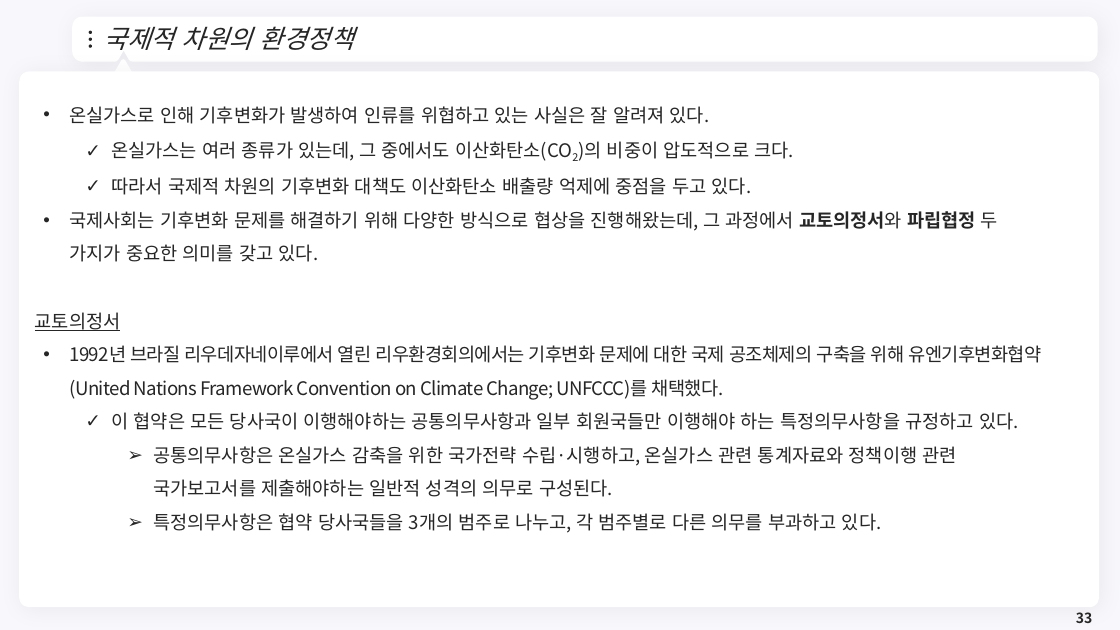
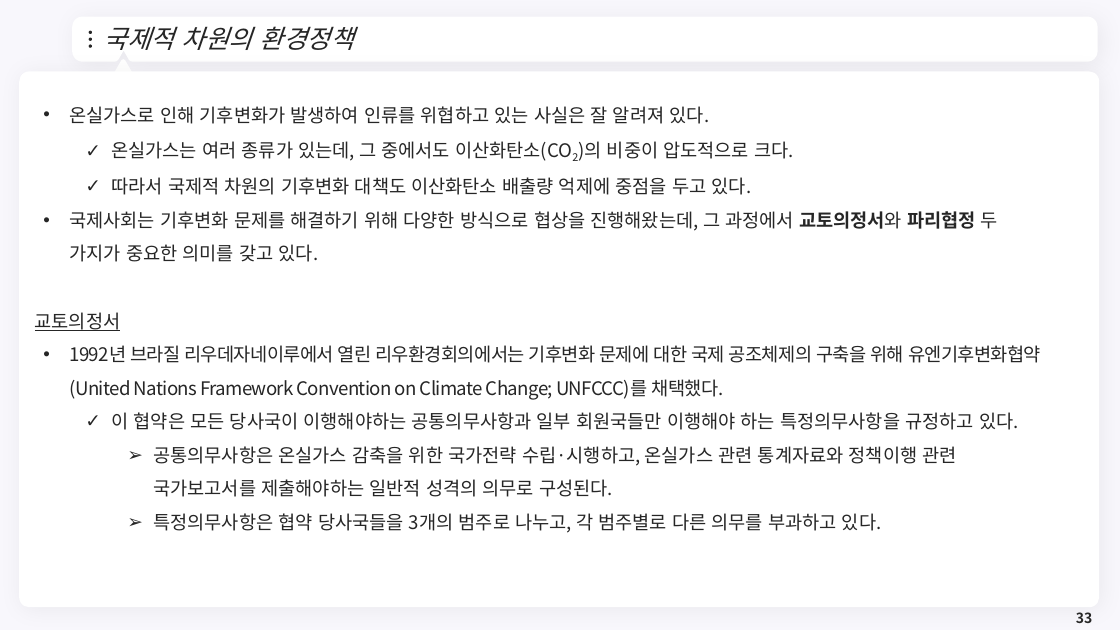
Before and after one commit to meandthey/Teaching, a slide deck: slide 33 of 재정학/01_Lectures/재정학_Chapter_7.pptx. Drawn at 1120x630 pixels with LibreOffice and Linux fonts; fonts in the diff are those of the drawing; background and template pictures are left out. Boxes give left, top, right and bottom in pixels: in the first picture for what was removed or moved away, otherwise in the second. Text is boxed around its words. In the diff, an @@ line names an element or a change of style, - is before the commit and + after.

```diff
--- a/재정학/01_Lectures/재정학_Chapter_7.pptx
+++ b/재정학/01_Lectures/재정학_Chapter_7.pptx
@@ text at (70,211,998,262): text changed @@
-• 국제사회는 기후변화 문제를 해결하기 위해 다양한 방식으로 협상을 진행해왔는데, 그 과정에서 교토의정서와 파립협정 두 가지가 중요한 의미를 갖고 있다.
+• 국제사회는 기후변화 문제를 해결하기 위해 다양한 방식으로 협상을 진행해왔는데, 그 과정에서 교토의정서와 파리협정 두 가지가 중요한 의미를 갖고 있다.
```
Also in this commit, not shown: 1 other slide changed, 39 other files.
